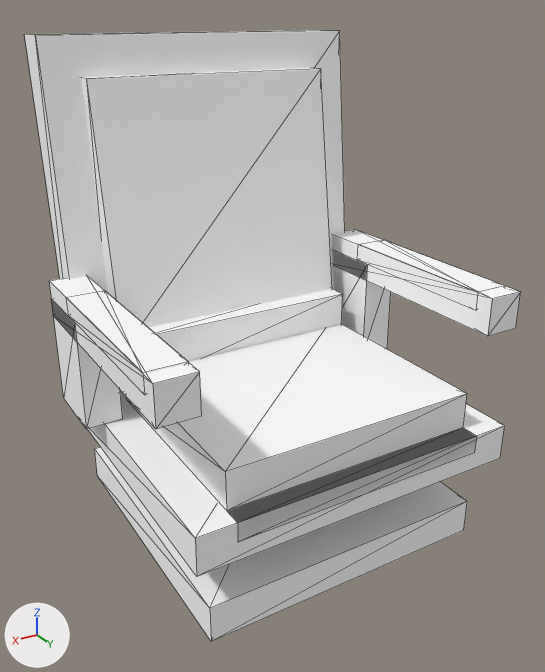
A saved change to the OBJ model src/main/resources/assets/vandorlabs/models/block/pilot_seat_height_1.obj.
One viewpoint serves both versions: a 50 mm lens placed at (1.71, 1.47, 1.69), pointed at (0.52, -0.52, 0.7). Arrows for +X, +Y and +Z are at lower left; the lights stay in place. The picture after the commit comes second. Mesh edges are drawn as thin lines. Where no turn or scale is listed for an object, it has been applied to the vertices. Vertices at exactly the same position are counted once.

In view in the first picture: 'pilot_seat_height_1'.
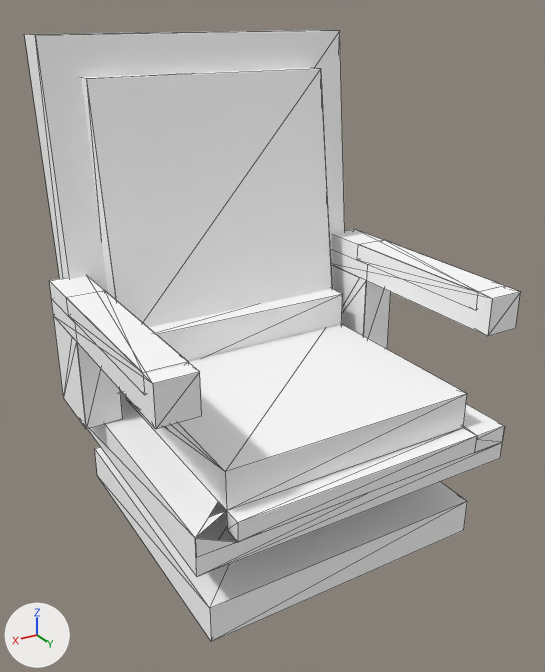
Where the change shows, as pixel boxes [x1, y1, x2, y2] in the pictures (545 x 672 px):
part 1 of me_pilot_seat_height_1, cut back: before [52, 81, 505, 577]; after [54, 81, 505, 577]

Patch to the scene script:
```diff
--- a/src/main/resources/assets/vandorlabs/models/block/pilot_seat_height_1.obj.py
+++ b/src/main/resources/assets/vandorlabs/models/block/pilot_seat_height_1.obj.py
@@ me_pilot_seat_height_1 @@
 # used by ob_pilot_seat_height_1; location = (0.0, 0.0, 0.0)
-me_pilot_seat_height_1.from_pydata(...)  # 108 vertices, 168 faces; spans x -0.12..1.12, y -1.12..0.0, z 0.0..1.63
+me_pilot_seat_height_1.from_pydata(...)  # 143 vertices, 193 faces; spans x -0.12..1.12, y -1.12..0.0, z 0.0..1.63
+# me_pilot_seat_height_1 part 1
+# 21 faces are deleted
+# 35 vertices are added at x -0.12..1.12, y -1.0..0.0, z 0.38..1.06
+# 34 new faces join them, mat_frame (its picture is missing)
+# 12 new faces join them, mat_fabric (its picture is missing)
 me_pilot_seat_height_1.materials.append(mat_frame)
```
